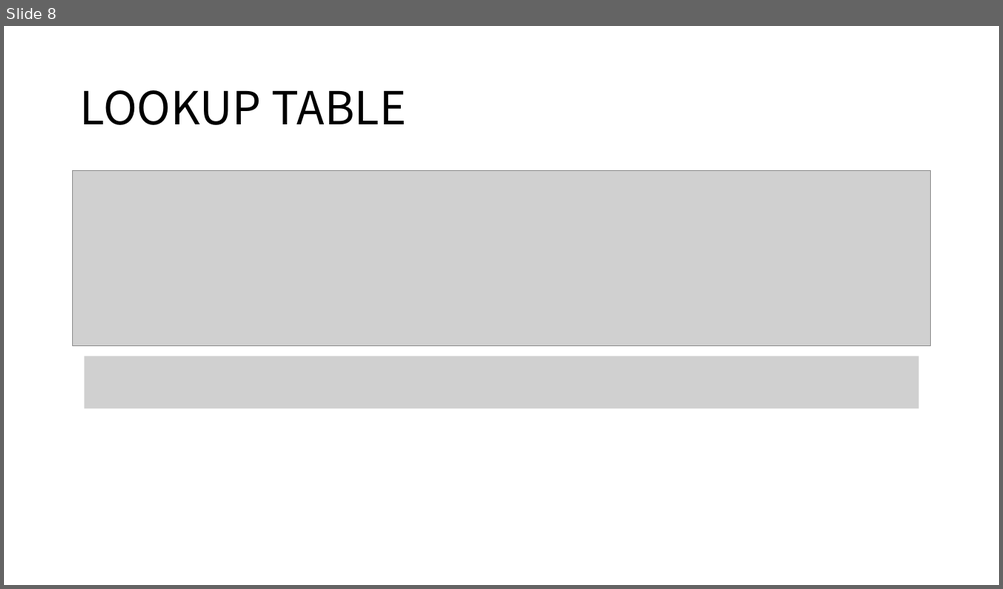
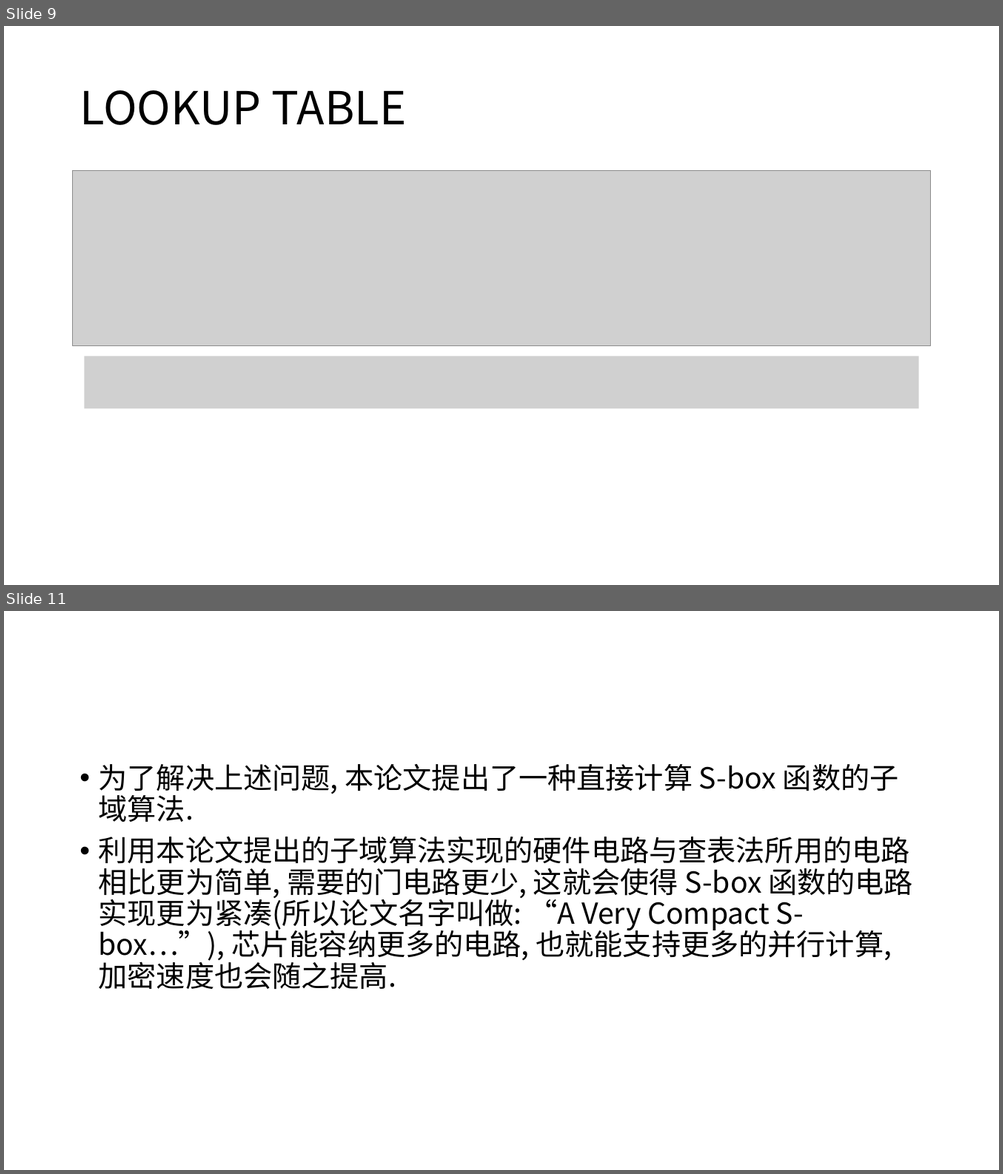
Before and after one commit to Blogg9ggg/Notes, a slide deck: A Very Compact S-box for AES/A Very Compact S-box for AES.pptm. Shown one above the other, each under a label of ours: slide 8 before the commit, slides 9 and 11 after it; the slides between them are not shown. The pictures are 1003x589 and 1003x1174 pixels, drawn with LibreOffice and Linux fonts; fonts in the diff are those of the drawing; grey boxes stand for pictures. Boxes give left, top, right and bottom in pixels: in the first picture for what was removed or moved away, otherwise in the second. Text is boxed around its words. In the diff, an @@ line names an element or a change of style, - is before the commit and + after.

```diff
--- a/A Very Compact S-box for AES/A Very Compact S-box for AES.pptm
+++ b/A Very Compact S-box for AES/A Very Compact S-box for AES.pptm
@@ slide 11 added at [4,611,999,1170], background #FFFFFF @@
@@ text added at [99,764,913,989], 28 pt, text #000000 @@
+• 为了解决上述问题, 本论文提出了一种直接计算 S-box 函数的子域算法.
+• 利用本论文提出的子域算法实现的硬件电路与查表法所用的电路相比更为简单, 需要的门电路更少, 这就会使得 S-box 函数的电路实现更为紧凑(所以论文名字叫做: “A Very Compact S-box…”), 芯片能容纳更多的电路, 也就能支持更多的并行计算, 加密速度也会随之提高.
@@ what was slide 8 is now slide 9 @@
```
Also in this commit, not shown: 1 slide changed, 6 other slides added.
